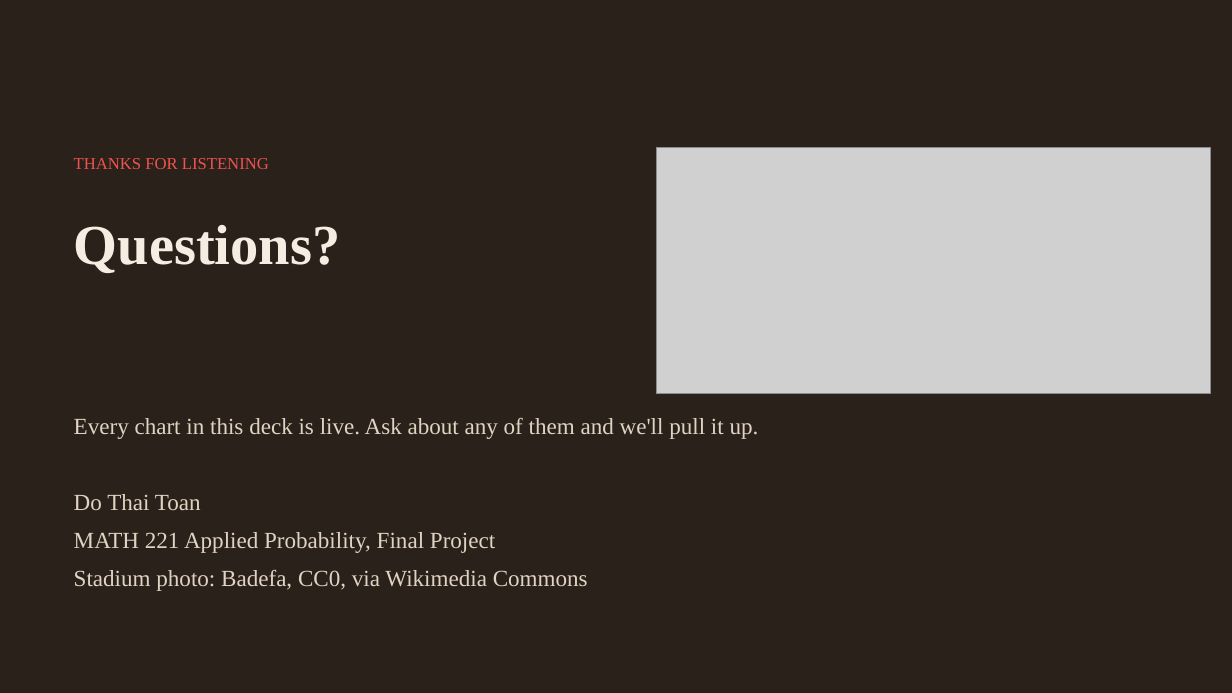
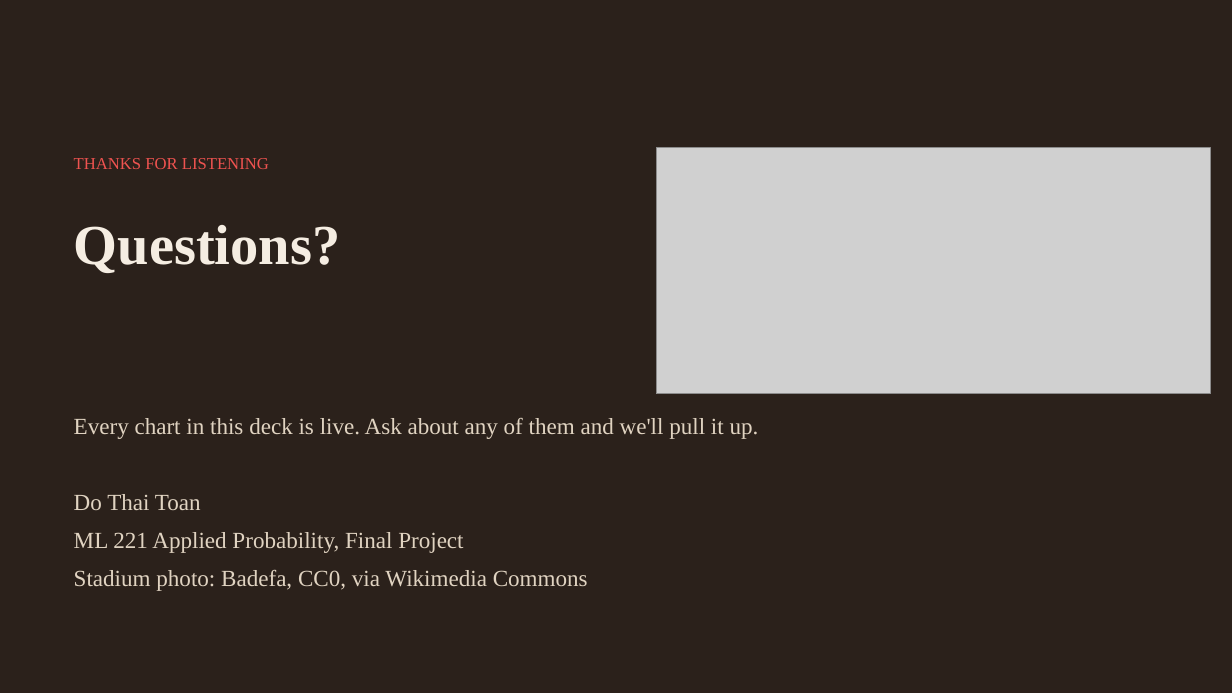
Before and after one commit to ThaiToando/ML_221_real-madrid-bayesian-mcmc, a slide deck: slide 46 of docs/deck.pptx. Drawn at 1232x693 pixels with LibreOffice and Linux fonts; fonts in the diff are those of the drawing; grey boxes stand for pictures. Boxes give left, top, right and bottom in pixels: in the first picture for what was removed or moved away, otherwise in the second. Text is boxed around its words. In the diff, an @@ line names an element or a change of style, - is before the commit and + after.

```diff
--- a/docs/deck.pptx
+++ b/docs/deck.pptx
@@ text at [74,532,463,553]: text changed @@
-MATH 221 Applied Probability, Final Project
+ML 221 Applied Probability, Final Project
```
Also in this commit, not shown: 1 other slide changed, 18 other files.
